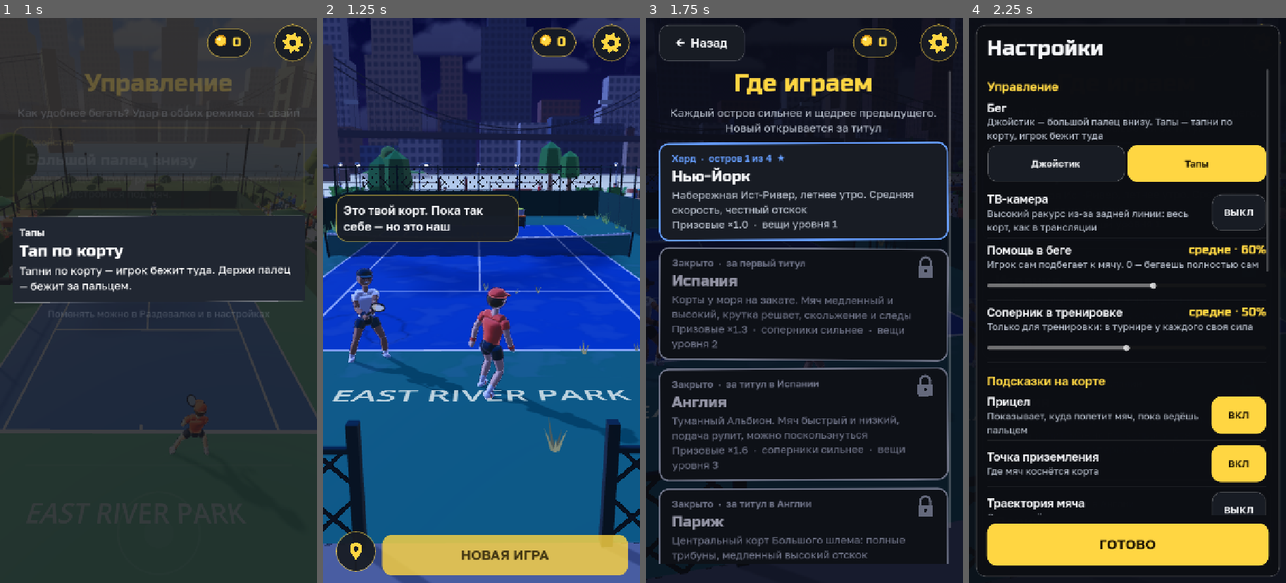
Above: before the commit, frames 1-4 (left to right).
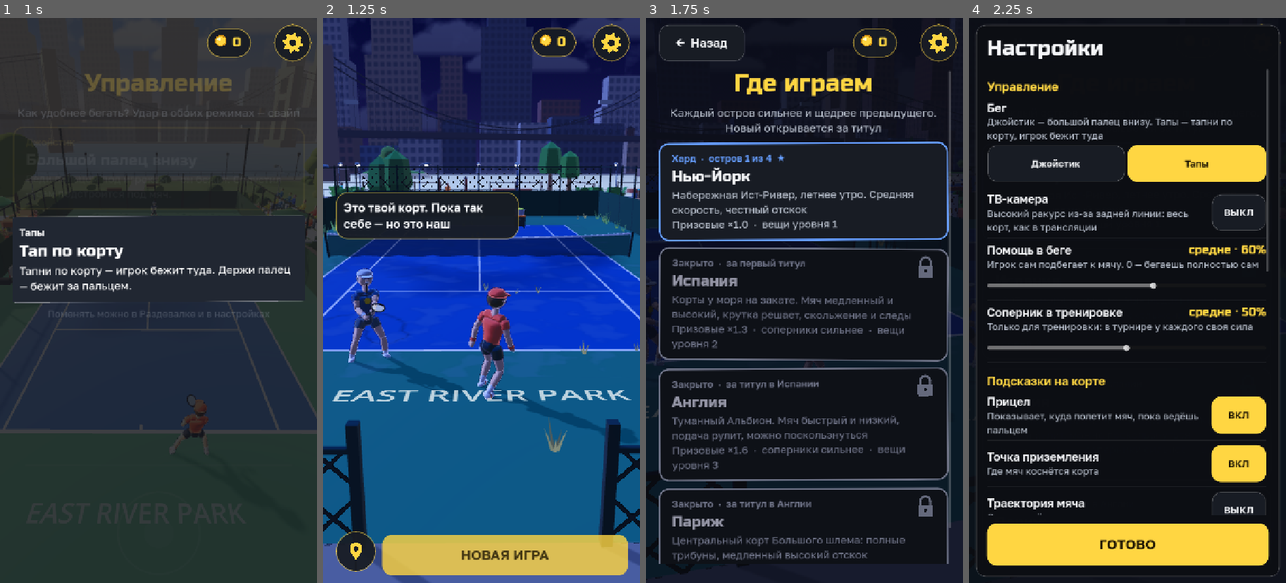
Above: after the commit, the same moments.

Repository: raqavifeb155-lgtm/tennisisi
Game: Godot game, scene res://scenes/main.tscn
Same seed, same stepped clock (60 frames per second), same inputs: the game is played once before the commit and once after it.
Inputs (mouse positions are in pixels of both pictures, inside the frame that each line leads up to):
- Up to frame 1 (1 s): move the mouse to (228, 272) at 0.52 s; hold D from 0.53 s (still down); click (228, 272) at 0.67 s
- Up to frame 2 (1.25 s): keep holding D
- Up to frame 3 (1.75 s): release D at 1.25 s; click "НОВАЯ ИГРА" at 1.25 s
- Up to frame 4 (2.25 s): click (1260, 40) at 2 s

Frame 1 is identical in both runs. In frame 2, 2.4% of the frame differs, in the area x 4-93%, y 29-61%; in frame 3, less than 0.1%; in frame 4, less than 0.1%.

Commit message:
H-8 (WIP): ClubNpc registry, people as obstacles, strollers keep to one hand and wait for each other, junior and old-coach bodies
Co-Authored-By: Claude Sonnet 5.5 <noreply@anthropic.com>

Diff:
--- a/scripts/athlete_casual.gd
+++ b/scripts/athlete_casual.gd
@@ -12,6 +12,69 @@
 const WALK_TO_JOG := Vector2(2.0, 3.8)      # speeds (m/s) where the walk turns into a jog
 
 
+## The old coach (stream H-8): grey side-parted hair, a moustache, a cap, a navy polo, a
+## whistle on a cord - and a slight stoop (see `shape`).
+const ELDER_LOOK := {"skin": 2, "hair": 3, "hair_color": 10, "beard": 2, "head": 1, "shirt": 4, "shorts": 2, "accent": 1}
+
+
+## Dresses an athlete as the old coach.
+static func make_elder(a: Athlete, look := ELDER_LOOK) -> void:
+	a.set_meta("elder", true)
+	a.set_look(look)
+
+
+## A child or a teenager: `size` 0.7..1.0 of the adult's height, with a bigger head and the
+## limbs a little short for the body (the model's non-uniform scale; the poses and the
+## strokes are the adult's, scaled with it, so nothing in the animation changes).
+static func set_junior(a: Athlete, size: float) -> void:
+	a.set_meta("junior", clampf(size, 0.7, 1.0))
+
+
+## Brings the body in line with the metas "junior" and "elder": runs every frame from `shape`
+## (cheap) and redoes its work when the model has been rebuilt (a new look).
+static func _body(a: Athlete) -> void:
+	var model: Node3D = a._model
+	if model == null:
+		return
+	var jr := float(a.get_meta("junior", 1.0))
+	var elder := bool(a.get_meta("elder", false))
+	var stamp := "%d:%.2f:%d" % [model.get_instance_id(), jr, int(elder)]
+	if a.get_meta("body_stamp", "") == stamp:
+		return
+	a.set_meta("body_stamp", stamp)
+	model.scale = Vector3.ONE if jr >= 0.999 else Vector3(jr * 1.05, jr * 0.94, jr * 1.05)
+	var head: Node3D = a._head
+	if head != null and jr < 0.999:
+		head.scale = head.scale * (1.0 + (1.0 - jr) * 1.6)   # a child's head is big
+	if elder:
+		var chest: Node3D = a._bones.get("chest")
+		if chest != null:
+			var whistle := MeshInstance3D.new()
+			var cap := CapsuleMesh.new()
+			cap.radius = 0.035
+			cap.height = 0.11
+			whistle.mesh = cap
+			var mat := StandardMaterial3D.new()
+			mat.albedo_color = Color(0.95, 0.8, 0.2)
+			whistle.material_override = mat
+			whistle.position = Vector3(0.0, 0.08, -0.2)
+			whistle.rotation = Vector3(0.0, 0.0, PI * 0.5)
+			chest.add_child(whistle)
+			var cord := MeshInstance3D.new()
+			var cm := CylinderMesh.new()
+			cm.top_radius = 0.008
+			cm.bottom_radius = 0.008
+			cm.height = 0.22
+			cm.radial_segments = 4
+			cm.rings = 0
+			cord.mesh = cm
+			var cmat := StandardMaterial3D.new()
+			cmat.albedo_color = Color(0.1, 0.1, 0.12)
+			cord.material_override = cmat
+			cord.position = Vector3(0.0, 0.17, -0.19)
+			chest.add_child(cord)
+
+
 ## Whether a node walks casually.
 static func is_on(a: Node) -> bool:
 	return a.has_meta("casual") and bool(a.get_meta("casual"))
@@ -19,6 +82,10 @@
 
 ## Adjusts the athlete's pose inputs for this frame; returns the stride factor `amt`.
 static func shape(a: Athlete, delta: float, speed: float, amt: float) -> float:
+	if a.has_meta("junior") or a.has_meta("elder"):
+		_body(a)
+		if bool(a.get_meta("elder", false)) and a._mode == 0 and a._down < 0.0:
+			a._pitch = lerpf(a._pitch, 0.2, 1.0 - exp(-4.0 * delta))   # a slight stoop
 	var on := is_on(a)
 	var racket: Node3D = a._racket
 	if racket != null:
--- a/scripts/club/club.gd
+++ b/scripts/club/club.gd
@@ -24,6 +24,8 @@
 var cam: ClubCamera
 var hud: ClubHud
 var coach := ClubCoach.new()
+var npc := ClubNpc.new()              # whoever can be talked to and bumped into (stream H-8)
+var _npc_btn := ""                    # the person whose button is up
 var quests: ClubQuests.Watch          # the coach's quests, counted from the match's events
 var active := false
 var _hero := START
@@ -83,6 +85,12 @@
 	main.hud.touch.tapped.connect(_on_tap)
 	main.hud.touch.held.connect(_on_hold)
 	coach.setup(self, main.cpu)
+	npc.setup(self)
+	npc.register("coach", main.cpu, "Поговорить", "", [
+		"Это твой клуб. Пока так себе — но он наш",
+		"Не забудь про разминку: ноги решают всё",
+		"Задания на доске — за них платят золотом",
+		"Хочешь быстрее — тренируйся с пушкой"], {"head": 2.25})
 	quests = ClubQuests.Watch.new()
 	add_child(quests)
 	quests.setup(main)
@@ -257,10 +265,29 @@
 	coach.tick(delta, main.player.position)
 	world.show_interiors_near(main.player.position)
 	_update_place()
+	_update_npc(delta)
 	_update_badges()
 	var head := coach.head_position()
+	var talker := npc.head_of(npc.speaker()) if npc.speaker() != "" else Vector3.INF
+	if talker != Vector3.INF:
+		head = talker
 	var on_screen := not cam.is_position_behind(head) and get_viewport().get_visible_rect().grow(-20.0).has_point(cam.unproject_position(head))
 	hud.bubble_at(cam.unproject_position(head), on_screen)
+
+
+## The person within reach gets a button (when no place has one): «Поговорить».
+func _update_npc(delta: float) -> void:
+	var near := npc.tick(main.player.position, delta)
+	if _place != "" or _auto != "" or main.ui.is_open():
+		near = ""
+	if near != "":
+		if near != _npc_btn:
+			_npc_btn = near
+			hud.show_place("npc_" + near, String(npc.entry(near)["label"]).to_upper(), "club_npc_" + near, [], 0)
+	elif _npc_btn != "":
+		_npc_btn = ""
+		if _place == "":
+			hud.hide_place()
 
 
 ## Hud's НАСТР button: hidden while the club's own gear is on the screen, back on the
@@ -276,11 +303,11 @@
 		return
 	var p: Athlete = main.player
 	# Walls and posts: the body slides along them (Athlete only knows its rectangle).
-	var at := world.walk.resolve(Vector2(p.position.x, p.position.z), Vector2(p.position.x, p.position.z))
+	var at := world.walk.resolve(Vector2(p.position.x, p.position.z), Vector2(p.position.x, p.position.z), 0.35, npc.agent_list())
 	if at.x != p.position.x or at.y != p.position.z:
 		p.position = Vector3(at.x, 0.0, at.y)
 	var c := coach.body
-	var cat := world.walk.resolve(Vector2(c.position.x, c.position.z), Vector2(c.position.x, c.position.z))
+	var cat := world.walk.resolve(Vector2(c.position.x, c.position.z), Vector2(c.position.x, c.position.z), 0.35, npc.agent_list("coach") + [[Vector2(p.position.x, p.position.z), 0.35]])
 	c.position = Vector3(cat.x, 0.0, cat.y)
 	if main.ui.is_open() or _roulette_on or _foreman_on or _building:
 		p.move_input = Vector2.ZERO
@@ -435,6 +462,9 @@
 
 
 func _on_choice(action: String, arg: int) -> void:
+	if action.begins_with("club_npc_"):
+		npc.talk(action.substr(9))
+		return
 	if action == "club_tournament" or action == "club_tournament_new":
 		if action == "club_tournament" and SaveData.resumable() != null:
 			main._on_ui("continue", 0)
--- a/scripts/club/club_coach.gd
+++ b/scripts/club/club_coach.gd
@@ -41,7 +41,7 @@
 
 ## Into the club: dressed, at his spot by the court.
 func enter() -> void:
-	body.set_look(LOOK)
+	AthleteCasual.make_elder(body)
 	body.set_meta("club_coach", true)
 	body.area = club.world.walk.bounds
 	body.position = HOME
@@ -68,6 +68,10 @@
 		mv = club.world.walk.steer(Vector2(body.position.x, body.position.z), Vector2(t.x, t.z))
 		if mv == Vector2.ZERO:
 			_path.pop_front()
+	# he stops for the hero in his way, and waits
+	var hv := Vector2(hero.x - body.position.x, hero.z - body.position.z)
+	if mv != Vector2.ZERO and hv.length() < 1.7 and hv.normalized().dot(mv.normalized()) > 0.3:
+		mv = Vector2.ZERO
 	body.max_speed = SPEED
 	body.move_input = mv
 	var look := Vector2(body.velocity.x, body.velocity.z)
@@ -84,7 +88,7 @@
 		return false
 	var text: String = LINES.get(key, key)
 	_last_say = _clock
-	club.hud.say(text)
+	club.npc.say("coach", text)
 	_murmur = []
 	var n := clampi(text.length() / 7, 3, 7)
 	for i in n:
--- a/scripts/club/club_walk.gd
+++ b/scripts/club/club_walk.gd
@@ -56,8 +56,8 @@
 
 
 ## Where a body moving from `from` toward `to` ends up: pushed out of every obstacle it
-## would overlap, so it slides along them.
-func resolve(_from: Vector2, to: Vector2, radius := 0.35) -> Vector2:
+## would overlap, so it slides along them. `agents`: people, [[centre, radius], ...].
+func resolve(_from: Vector2, to: Vector2, radius := 0.35, agents: Array = []) -> Vector2:
 	var p := to
 	for it in 3:
 		var moved := false
@@ -71,6 +71,12 @@
 			var push := _box_push(p, b, radius)
 			if push != Vector2.ZERO:
 				p += push
+				moved = true
+		for a in agents:    # people: round bodies that don't give way (ClubNpc.agent_list)
+			var da: Vector2 = p - (a[0] as Vector2)
+			var need_a := float(a[1]) + radius
+			if da.length() < need_a:
+				p = (a[0] as Vector2) + (da.normalized() if da.length() > 0.0001 else Vector2.RIGHT) * need_a
 				moved = true
 		var inner := bounds.grow(-radius)
 		p = Vector2(clampf(p.x, inner.position.x, inner.end.x), clampf(p.y, inner.position.y, inner.end.y))
--- /dev/null
+++ b/scripts/club/npc.gd
@@ -0,0 +1,152 @@
+class_name ClubNpc
+extends RefCounted
+## People in the club you can bump into and talk to (stream H-8). Whoever puts a person in the
+## club - the coach, the strollers, the fans at the fence, later the juniors and the guests of
+## the academy (stream T) - registers them here:
+##
+##   club.npc.register("anya", node_or_pos, "Поговорить", "club_anya", ["Привет!", "Я Аня."])
+##
+##   where     a Node3D (followed), a Vector3 (fixed), [object, "method", args...] (a call that
+##             returns a Vector3; Vector3.INF = not there now) or a Callable doing the same
+##   label     the context button's text when the hero is within 1.2 m ("" = no button)
+##   action    what the button does besides the bubble: emitted as the HUD's `chosen(action)`
+##             (and `acted(id, action)` here); "" = a line and nothing else
+##   lines     3-5 lines, said in turn round and round, in a bubble over the person's head
+##   opts      "auto": a line comes by itself when the hero walks by (a stroller's greeting,
+##             no button); "radius": how big the body is for the hero (default 0.4 m, a capsule)
+##
+## Every registered body is an obstacle for the hero (ClubWalk agents): he doesn't walk
+## through people, and people stop for him.
+
+signal acted(id: String, action: String)
+
+const TALK_RADIUS := 1.2
+const BODY := 0.4
+const AUTO_RADIUS := 1.7
+const AUTO_GAP := 14.0
+
+var club: Node
+var _list := {}
+var _speaker := ""
+var _clock := 0.0
+
+
+func setup(c: Node) -> void:
+	club = c
+
+
+func register(id: String, where: Variant, label := "", action := "", lines: Array = [], opts := {}) -> void:
+	_list[id] = {"id": id, "where": where, "label": label, "action": action, "lines": lines, "next": 0,
+		"auto": bool(opts.get("auto", false)), "radius": float(opts.get("radius", BODY)),
+		"head": float(opts.get("head", 2.1)), "cool": 0.0}
+
+
+func unregister(id: String) -> void:
+	_list.erase(id)
+	if _speaker == id:
+		_speaker = ""
+
+
+func has(id: String) -> bool:
+	return _list.has(id)
+
+
+func ids() -> Array:
+	return _list.keys()
+
+
+func entry(id: String) -> Dictionary:
+	return _list.get(id, {})
+
+
+## Where a person is now (Vector3.INF if not in the club at the moment).
+func position_of(id: String) -> Vector3:
+	var e: Dictionary = _list.get(id, {})
+	if e.is_empty():
+		return Vector3.INF
+	var w: Variant = e["where"]
+	if typeof(w) == TYPE_OBJECT:
+		if not is_instance_valid(w):
+			return Vector3.INF
+		return (w as Node3D).global_position if (w as Node3D).visible else Vector3.INF
+	if w is Array:     # [object, "method", arg...]: its owner may be gone (a new world)
+		var o = (w as Array)[0]
+		if typeof(o) != TYPE_OBJECT or not is_instance_valid(o):
+			return Vector3.INF
+		return o.callv((w as Array)[1], (w as Array).slice(2))
+	if w is Callable:
+		return (w as Callable).call() if (w as Callable).is_valid() else Vector3.INF
+	return w
+
+
+func head_of(id: String) -> Vector3:
+	var p := position_of(id)
+	return p + Vector3(0, float((_list.get(id, {}) as Dictionary).get("head", 2.1)), 0) if p != Vector3.INF else Vector3.INF
+
+
+## Everybody's body as an obstacle: [[Vector2 centre, radius], ...] (not `exclude`).
+func agent_list(exclude := "") -> Array:
+	var out: Array = []
+	for id in _list:
+		if id == exclude:
+			continue
+		var p := position_of(id)
+		if p != Vector3.INF:
+			out.append([Vector2(p.x, p.z), float((_list[id] as Dictionary)["radius"])])
+	return out
+
+
+## Each frame: the nearest person within talking distance that has a button ("" if none);
+## strollers with "auto" greet whoever passes.
+func tick(hero: Vector3, delta: float) -> String:
+	_clock += delta
+	var best := ""
+	var bd := TALK_RADIUS
+	for id in _list:
+		var e: Dictionary = _list[id]
+		e["cool"] = maxf(0.0, float(e["cool"]) - delta)
+		var p := position_of(id)
+		if p == Vector3.INF:
+			continue
+		var d := Vector2(p.x - hero.x, p.z - hero.z).length()
+		if e["auto"] and d < AUTO_RADIUS and float(e["cool"]) <= 0.0 and not (e["lines"] as Array).is_empty():
+			e["cool"] = AUTO_GAP + randf_range(0.0, 6.0)
+			if not club.hud.is_saying():
+				say(id, _next_line(e))
+		if String(e["label"]) != "" and d < bd:
+			bd = d
+			best = id
+	if _speaker != "" and not club.hud.is_saying():
+		_speaker = ""
+	return best
+
+
+func _next_line(e: Dictionary) -> String:
+	var lines: Array = e["lines"]
+	var line: String = lines[int(e["next"]) % lines.size()]
+	e["next"] = int(e["next"]) + 1
+	return line
+
+
+## The context button was pressed: the next line in a bubble and the action, if any.
+func talk(id: String) -> void:
+	var e: Dictionary = _list.get(id, {})
+	if e.is_empty():
+		return
+	if not (e["lines"] as Array).is_empty():
+		say(id, _next_line(e))
+	var action: String = e["action"]
+	if action != "":
+		acted.emit(id, action)
+		club.hud.chosen.emit(action, 0)
+
+
+## A line over this person's head (the coach's own lines come through here too).
+func say(id: String, text: String, seconds := 4.0) -> void:
+	_speaker = id
+	club.hud.say(text, seconds)
+
+
+## Who the bubble belongs to ("" = nobody registered).
+func speaker() -> String:
+	return _speaker
--- a/scripts/club/world/club_crowd.gd
+++ b/scripts/club/world/club_crowd.gd
@@ -26,6 +26,9 @@
 	var lane := 0.0
 	var length := 0.0
 	var cool := 0.0           # after turning away from the hero
+	var pos := Vector2(1.0e5, 1.0e5)   # where he stood last frame (the others look at it)
+	var heading := Vector2.ZERO
+	var waiting := 0.0        # how long he has been held up
 
 class Pigeon:
 	var home := Vector3.ZERO
@@ -46,6 +49,7 @@
 var _lengths: Array[float] = []
 var _routes: Array = []
 var _fan_n := 0
+var _registered := false
 var _fan_base: Array[Color] = []
 var _fan_t := 0.0
 
@@ -80,7 +84,7 @@
 			w.dir = 1.0 if _rng.randf() < 0.5 else -1.0
 			w.speed = _rng.randf_range(0.8, 1.4)
 			w.phase = _rng.randf_range(0.0, TAU)
-			w.lane = _rng.randf_range(-0.25, 0.25)
+			w.lane = 0.45          # everybody keeps to the same hand: two who meet pass 0.9 m apart
 			_walkers.append(w)
 			body_col.append(shirts[_rng.randi() % shirts.size()])
 			var skin: Color = skins[_rng.randi() % skins.size()]
@@ -114,6 +118,8 @@
 
 func _process(delta: float) -> void:
 	_update(delta)
+	if not _registered:
+		_register()
 
 
 func _update(delta: float) -> void:
@@ -144,6 +150,20 @@
 				if to_hero.length() < 1.5 and w.cool <= 0.0:
 					w.dir = -w.dir
 					w.cool = 3.0
+		# nor through each other: one with somebody close ahead waits; held up too long, he turns round
+		for j in _walkers.size():
+			if j != i:
+				var od := _walkers[j].pos - w.pos
+				if od.length() < 0.85 and od.dot(w.heading) > 0.0:
+					move = 0.0
+		if move == 0.0:
+			w.waiting += delta
+			if w.waiting > 3.0 and w.cool <= 0.0:
+				w.dir = -w.dir
+				w.cool = 3.0
+				w.waiting = 0.0
+		else:
+			w.waiting = 0.0
 		w.s += w.dir * w.speed * WALK_SPEED * delta * move
 		if w.s > w.length:
 			w.s = w.length
@@ -159,6 +179,8 @@
 		tang = tang.normalized()
 		var side := Vector2(-tang.y, tang.x) * w.lane
 		var q := at + side
+		w.pos = q
+		w.heading = tang
 		w.phase += delta * (5.0 + w.speed * 2.0)
 		var bob := absf(sin(w.phase)) * 0.045
 		var yaw := atan2(-tang.x, -tang.y)
@@ -193,6 +215,38 @@
 		pm.set_instance_transform(i, Transform3D(b, p.pos + Vector3(0, lift, 0)))
 
 
+## Where stroller `i` stands, and where fan `i` does (Vector3.INF = not there).
+func walker_pos(i: int) -> Vector3:
+	var w := _walkers[i]
+	return Vector3(w.pos.x, 0.0, w.pos.y) if w.pos.x < 1.0e4 else Vector3.INF
+
+
+func fan_pos(i: int) -> Vector3:
+	if i >= _fan_n:
+		return Vector3.INF
+	return Vector3(-ClubLayout.HX - 1.3 - 0.25 * float(i % 2), 0.0, -9.5 + float(i) * 2.55)
+
+
+func walker_count() -> int:
+	return _walkers.size()
+
+
+## Everybody here is somebody the hero can bump into and greet (ClubNpc).
+func _register() -> void:
+	var main: Node = get_parent().world.get_parent()
+	var club = main.get("club") if main != null else null
+	if club == null or club.get("npc") == null:
+		return
+	_registered = true
+	var npc: ClubNpc = club.npc
+	for i in _walkers.size():
+		npc.register("walker_%d" % i, [self, "walker_pos", i], "", "", [
+			"Добрый день!", "Хорошая погода сегодня", "Играете? Удачи!", "Говорят, скоро здесь всё починят"], {"auto": true, "head": 1.95})
+	for i in FANS:
+		npc.register("fan_%d" % i, [self, "fan_pos", i], "", "", [
+			"Давай, чемпион!", "Мы за тебя!", "Отсюда лучший вид на корт", "Ещё один такой удар!"], {"auto": true, "head": 1.95})
+
+
 func _point(route: int, s: float) -> Vector2:
 	var r: Array = _routes[route]
 	var d := s
--- a/tests/club_world_test.gd
+++ b/tests/club_world_test.gd
@@ -404,6 +404,76 @@
 		if bad:
 			hits.append("%d@%s" % [i, str(views[i])])
 	check(hits.is_empty(), "nothing stands between the camera and the hero in any view (%s)" % ", ".join(hits))
+	# people: a person to talk to, and nobody to walk through
+	var npc: ClubNpc = club.npc
+	check(npc.has("coach") and (npc.entry("coach")["lines"] as Array).size() >= 3, "the coach is registered as a person with lines")
+	var acted := []
+	npc.acted.connect(func(id: String, action: String) -> void: acted.append([id, action]))
+	npc.register("t_guest", Vector3(30.0, 0.0, 30.0), "Поговорить", "club_t_guest", ["один", "два", "три"])
+	club._travel("court")
+	await _frames(3)
+	hero.position = Vector3(30.0, 0.0, 31.3)
+	await _frames(4)
+	check(club.hud.current_place() == "npc_t_guest", "a person within 1.2 m: the button (%s)" % club.hud.current_place())
+	var said := []
+	for k in 4:
+		club._on_choice("club_npc_t_guest", 0)
+		said.append(club.hud._bubble_label.text)
+	check(said[0] == "один" and said[1] == "два" and said[2] == "три" and said[3] == "один", "the lines go round: %s" % str(said))
+	check(acted.size() == 4 and acted[0][1] == "club_t_guest", "and each press does the action")
+	hero.position = Vector3(30.0, 0.0, 34.0)
+	await _frames(4)
+	check(club.hud.current_place() != "npc_t_guest", "a step away: the button goes")
+	# walk straight into him: the hero stops at his body
+	hero.position = Vector3(30.0, 0.0, 33.0)
+	hero.rotation.y = 0.0
+	main.hud.touch._stick_vector = Vector2(0, -1)
+	for i in 120:
+		await physics_frame
+	main.hud.touch._stick_vector = Vector2.ZERO
+	var gap := Vector2(hero.position.x - 30.0, hero.position.z - 30.0).length()
+	check(gap > 0.7 and gap < 1.2, "the hero stops at the person's body (%.2f m)" % gap)
+	npc.unregister("t_guest")
+	# the coach is solid too
+	var coach_body: Node3D = main.cpu
+	hero.position = coach_body.position + Vector3(0, 0, 3.0)
+	main.hud.touch._stick_vector = Vector2(0, -1)
+	for i in 100:
+		await physics_frame
+	main.hud.touch._stick_vector = Vector2.ZERO
+	var cgap := Vector2(hero.position.x - coach_body.position.x, hero.position.z - coach_body.position.z).length()
+	check(cgap > 0.6, "and so is the coach (%.2f m)" % cgap)
+	# 60 seconds of strolling: nobody gets stuck, nobody walks through anybody
+	var crowd: ClubCrowd = scenery.crowd
+	var worst_wait := 0.0
+	var closest := 9.0
+	hero.position = Vector3(0, 0, 36)
+	for i in 3600:
+		hero.position = Vector3(0, 0, 36.0 - float(i % 1800) / 1800.0 * 20.0)    # the hero walks the main alley and back
+		crowd._update(1.0 / 60.0)
+		for a in crowd.walker_count():
+			worst_wait = maxf(worst_wait, crowd._walkers[a].waiting)
+			for b in range(a + 1, crowd.walker_count()):
+				var d := (crowd._walkers[a].pos - crowd._walkers[b].pos).length()
+				if d < 1.0e4:
+					closest = minf(closest, d)
+	check(worst_wait < 6.0, "60 s of strolling: nobody is held up for long (%.1f s)" % worst_wait)
+	check(closest > 0.55, "and nobody walks through anybody (closest %.2f m)" % closest)
+	# the bodies: juniors and the old coach
+	var kid := Athlete.new()
+	root.add_child(kid)
+	kid.setup(-1.0, Color(0.2, 0.5, 0.9), Rect2(-9, -18, 18, 36))
+	AthleteCasual.set_junior(kid, 0.7)
+	var old := Athlete.new()
+	root.add_child(old)
+	old.setup(-1.0, Color(0.5, 0.5, 0.5), Rect2(-9, -18, 18, 36))
+	AthleteCasual.make_elder(old)
+	await _frames(6)
+	check(kid._model.scale.y < 0.7 and kid._model.scale.y > 0.6 and kid._head.scale.x > 1.28 * 1.4, "a junior is 0.7 of the adult, his head bigger (%.2f, head x%.2f)" % [kid._model.scale.y, kid._head.scale.x / 1.28])
+	check(old._pitch > 0.1 and (old._bones["chest"] as Node3D).get_child_count() >= 2, "the old coach stoops and wears a whistle on a cord (%.2f)" % old._pitch)
+	check(old.look["hair_color"] == 10 and old.look["beard"] == 2, "grey hair, a moustache")
+	kid.queue_free()
+	old.queue_free()
 	# a match takes the racket back
 	club._on_choice("practice", 0)
 	await _frames(4)
--- /dev/null
+++ b/tools/npc_shots.gd
@@ -0,0 +1,95 @@
+extends SceneTree
+## The adult hero beside a junior (0.7 and 0.85) and the old coach (stream H-8): standing, from
+## the front, then walking, from the side.
+##   godot --path . --rendering-driver opengl3 -s tools/npc_shots.gd -- --tag=h8
+## PNGs: user://npc_<tag>_stand.png, _walk_<n>.png
+
+func _initialize() -> void:
+	var rng := RandomNumberGenerator.new()
+	rng.randomize()
+	DisplayServer.window_set_position(Vector2i(rng.randi_range(0, 900), rng.randi_range(0, 120)))
+	DisplayServer.window_move_to_foreground()
+	_run.call_deferred()
+
+
+func _run() -> void:
+	var tag := "npc"
+	for a in OS.get_cmdline_user_args():
+		if a.begins_with("--tag="):
+			tag = a.get_slice("=", 1)
+	root.size = Vector2i(900, 520)
+	var main: Node = load("res://scenes/main.tscn").instantiate()
+	root.add_child(main)
+	SaveData.enabled = false
+	await create_timer(3.0).timeout
+	for i in 60:
+		var loading := false
+		for c in main.get_children():
+			if c is CanvasLayer and (c as CanvasLayer).layer == 100:
+				loading = true
+		if not loading:
+			break
+		await create_timer(0.5).timeout
+	SaveData.control_chosen = true
+	SaveData.club = {"met_coach": true, "walk_hint": true}
+	ClubDaytime.force_hour = 11.0
+	main._show_menu()
+	await create_timer(0.6).timeout
+	main.club.hud.visible = false
+	main.club.set_process(false)
+	main.club.set_physics_process(false)
+	main.cpu.visible = false
+	var hero: Athlete = main.player
+	hero.area = Rect2(-60, -40, 120, 100)
+	var cast: Array[Athlete] = [hero]
+	for spec in [["junior", 0.7], ["junior", 0.85], ["elder", 1.0]]:
+		var a := Athlete.new()
+		root.add_child(a)
+		a.setup(-1.0, Color(0.9, 0.4, 0.3), Rect2(-60, -40, 120, 100))
+		a.set_look({"skin": 3, "hair": 5, "hair_color": 3, "beard": 0, "head": 0, "shirt": 5, "shorts": 3, "accent": 5} if spec[0] == "junior" else AthleteCasual.ELDER_LOOK)
+		if spec[0] == "junior":
+			AthleteCasual.set_junior(a, spec[1])
+		else:
+			AthleteCasual.make_elder(a)
+		cast.append(a)
+	for i in cast.size():
+		cast[i].set_meta("casual", true)
+		cast[i].position = Vector3(-2.4 + i * 1.6, 0, 33.0)
+		cast[i].rotation.y = PI * 0.0
+	await create_timer(0.8).timeout
+	var cam := Camera3D.new()
+	cam.fov = 36.0
+	cam.near = 0.3
+	root.add_child(cam)
+	cam.current = true
+	cam.global_position = Vector3(0.0, 1.45, 28.2)
+	cam.look_at(Vector3(0.0, 0.95, 33.0), Vector3.UP)
+	await create_timer(0.4).timeout
+	await process_frame
+	root.get_texture().get_image().save_png(ProjectSettings.globalize_path("user://npc_%s_stand.png" % tag))
+	# walking, from the side: three frames of a jog, then a walk
+	for i in cast.size():
+		cast[i].rotation.y = -PI * 0.5
+		cast[i].position = Vector3(-12.0, 0, 31.0 + i * 1.5)
+		cast[i].max_speed = 4.4
+		cast[i].area = Rect2(-60, -40, 120, 100)
+	cam.global_position = Vector3(-10.0, 1.4, 24.5)
+	cam.look_at(Vector3(-10.0, 0.95, 31.0 + 2.2), Vector3.UP)
+	cam.fov = 48.0
+	for mode in ["jog", "walk"]:
+		for a in cast:
+			a.max_speed = 4.4 if mode == "jog" else 1.4
+		for n in 3:
+			for a in cast:
+				a.move_input = Vector2(1, 0)
+			await create_timer(0.28 if n > 0 else 0.9).timeout
+			for a in cast:
+				cam.global_position.x = lerpf(cam.global_position.x, a.position.x, 0.0)
+			var cx := cast[0].position.x
+			cam.global_position = Vector3(cx + 0.5, 1.4, 24.8)
+			cam.look_at(Vector3(cx + 0.5, 0.95, 33.0), Vector3.UP)
+			await process_frame
+			root.get_texture().get_image().save_png(ProjectSettings.globalize_path("user://npc_%s_%s_%d.png" % [tag, mode, n]))
+		for a in cast:
+			a.position.x = -12.0
+	quit()
Not shown, added: scripts/club/npc.gd.uid
Not shown, changed: docs/superpowers/specs/2026-10-08-club-world.md
